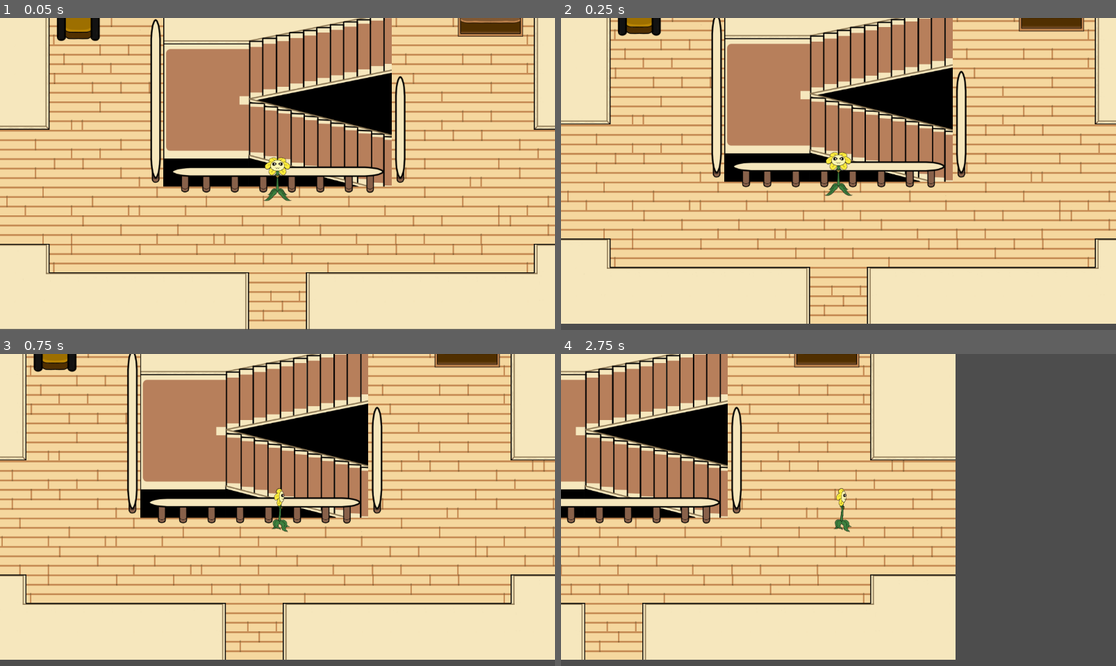
Above: before the commit, frames 1-4 (two rows, left to right).
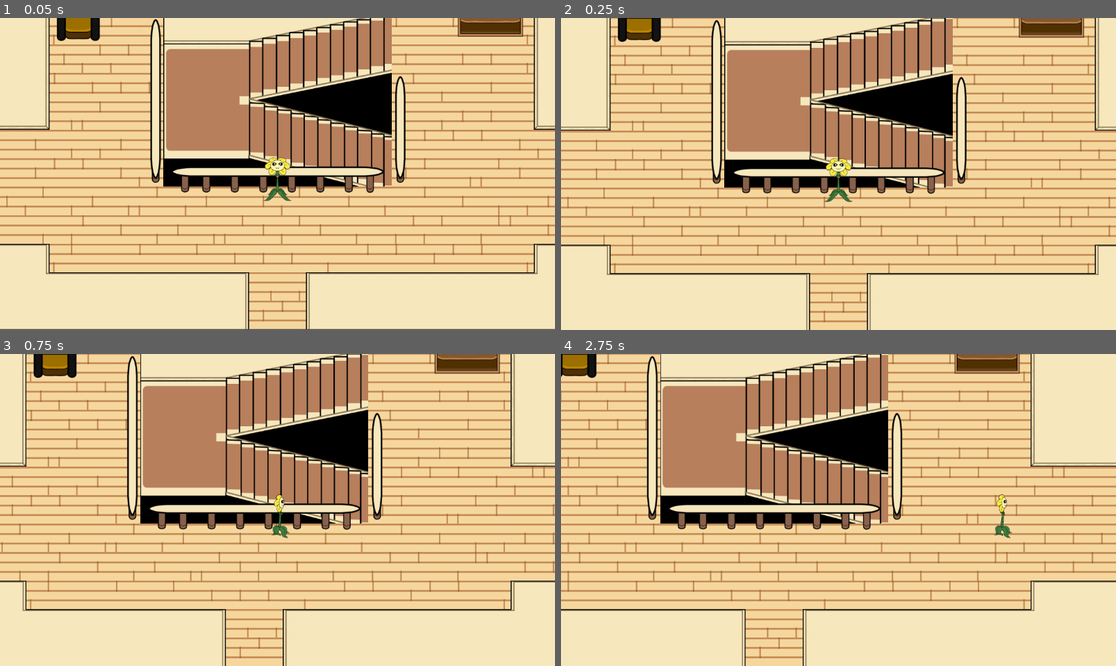
Above: after the commit, the same moments.

Repository: swapmasterx/undertale-tiaf
Game: Godot game, scene res://stages/world_engine.tscn
The game is run twice, just before and just after one commit, with the same random seed, the same clock (stepped at 60 frames per second) and the same inputs.
Inputs:
- Up to frame 1 (0.05 s): no input
- Up to frame 2 (0.25 s): no input
- Up to frame 3 (0.75 s): tap Enter at 0.5 s; hold D (right) from 0.53 s (still down); hold Z (interact_confirm) from 0.53 s (still down)
- Up to frame 4 (2.75 s): release D (right) at 1.28 s; release Z (interact_confirm) at 1.28 s; hold X (back_cancel) 1.28-2.03 s; tap Space (sprint) at 1.35 s; tap Z (interact_confirm) at 2 s; hold D (right) from 2.03 s (still down); hold Z (interact_confirm) from 2.03 s (still down)

Frame 1 is identical in both runs. In frame 2, 35% of the frame differs, in the area x 0-100%, y 0-100%; in frame 3, 35%; in frame 4, 78%.
Error before the commit: Invalid access to property or key 'global_position' on a base object of type 'null instance'. (res://stages/room_startup.gd:14)

Commit message:
mostly fixed, spawning seems to be a bit messy?

Diff:
--- a/UI/textbox stuff/text_data.gd
+++ b/UI/textbox stuff/text_data.gd
@@ -2,7 +2,7 @@
 
 #class_name DialogHandler
 
-@onready var textbox_control = $"../player/Camera2D/CanvasLayer/Textbox Control"
+@onready var textbox_control = null
 
 var use_cinima_mode: bool = false
 var skipable: bool = true
@@ -15,6 +15,8 @@
 
 
 func on_interact():
+	# This is a stupid dumb hack that shouldn't have worked but godot has let me win because i am super smart and sexy ~ ChrisFurry
+	if(not is_instance_valid(textbox_control)): textbox_control = Player.this_node.get_node("Camera2D/CanvasLayer/Textbox Control")
 	if GlobalFlags.dialogMode == false:
 		textbox_control.speech_n_face_ider(speech_id, char_talk_sprite_id, char_mood_sprite_id)
 		textbox_control.start_dialog(use_cinima_mode, dialog)
--- a/stages/room_load_trigger_stuff/change_room_trigger.gd
+++ b/stages/room_load_trigger_stuff/change_room_trigger.gd
@@ -23,7 +23,7 @@
 		load_trigger_area.interact = Callable(self, "_on_interact")
 
 func _on_interact():
-	print("entered load zone")
+	print_debug("[DEV] Entering: '"+scene_to_load+"'\nUsing spawn: '"+next_spawn_location+"'")
 	GlobalFlags.room_changing = true
 	Loadscreen.scene_to_load = scene_to_load
 	Player.spawn_location = next_spawn_location;
--- a/stages/room_load_trigger_stuff/loadat_point.gd
+++ b/stages/room_load_trigger_stuff/loadat_point.gd
@@ -7,5 +7,5 @@
 func _ready():
 	await self.ready
 	var get_player = get_tree().get_first_node_in_group("player")
-	if PlayerData.load_at_point == placepoint:
+	if Player.load_at_point == placepoint:
 		get_player.position = self.position
--- a/stages/room_startup.gd
+++ b/stages/room_startup.gd
@@ -1,7 +1,7 @@
 extends Node2D
 
-@onready var camera = $"../player/Camera2D"
-@onready var player = $"../player"
+@onready var camera = $"../Player/Camera2D"
+@onready var player = $"../Player"
 #@onready var tranistionSpot = $"Scripted Events/transitionSpot"
 
 @export var sidescrollMode = false
--- a/stages/ruins/Opening_room.tscn
+++ b/stages/ruins/Opening_room.tscn
@@ -3,7 +3,7 @@
 [ext_resource type="Script" uid="uid://du3jwq3d6fwxg" path="res://stages/room_startup.gd" id="1_brjy1"]
 [ext_resource type="TileSet" uid="uid://cll7x8gqf4262" path="res://tilemaps/ruins/ruins_toriel_home_yellow_hall.tres" id="2_wg4lj"]
 [ext_resource type="PackedScene" uid="uid://hxjdqn8me8ba" path="res://object prefabs/object_base.tscn" id="3_1vgup"]
-[ext_resource type="Resource" uid="uid://bjbb45hle13hg" path="res://UI/textbox stuff/dialog_set_resources/dev_1.tres" id="4_lnijx"]
+[ext_resource type="Resource" uid="uid://bjbb45hle13hg" path="res://UI/textbox stuff/dialog_set_resources/Ruins/Toriels Home/dev_1.tres" id="4_lnijx"]
 [ext_resource type="PackedScene" uid="uid://yu3tpob26bu4" path="res://interaction/Interaction_Area.tscn" id="5_pnebs"]
 [ext_resource type="PackedScene" uid="uid://br00jt6bfouqk" path="res://stages/room_load_trigger_stuff/room_change_obj.tscn" id="6_u3xsr"]
 [ext_resource type="PackedScene" uid="uid://7b1j213oon8l" path="res://stages/load_trigger_area.tscn" id="7_hv775"]
@@ -47,6 +47,16 @@
 rotation = 1.5708
 shape = SubResource("CapsuleShape2D_wg4lj")
 
+[node name="SpawnPoints" type="Node2D" parent="."]
+
+[node name="Main" type="Marker2D" parent="SpawnPoints"]
+position = Vector2(-811, -95)
+gizmo_extents = 32.0
+
+[node name="Top" type="Marker2D" parent="SpawnPoints"]
+position = Vector2(1260, -34)
+gizmo_extents = 32.0
+
 [node name="Scripted Events" type="Node2D" parent="."]
 
 [node name="room_change_obj" parent="Scripted Events" node_paths=PackedStringArray("load_trigger_area") instance=ExtResource("6_u3xsr")]
--- a/stages/ruins/Opening_room1.tscn
+++ b/stages/ruins/Opening_room1.tscn
@@ -7,7 +7,6 @@
 [ext_resource type="PackedScene" uid="uid://yu3tpob26bu4" path="res://interaction/Interaction_Area.tscn" id="5_1dful"]
 [ext_resource type="PackedScene" uid="uid://br00jt6bfouqk" path="res://stages/room_load_trigger_stuff/room_change_obj.tscn" id="6_1pmfd"]
 [ext_resource type="PackedScene" uid="uid://7b1j213oon8l" path="res://stages/load_trigger_area.tscn" id="7_mh3xw"]
-[ext_resource type="PackedScene" uid="uid://bigpom0yyw1m3" path="res://stages/room_load_trigger_stuff/loadat_point.tscn" id="8_cv264"]
 
 [sub_resource type="CapsuleShape2D" id="CapsuleShape2D_wg4lj"]
 radius = 87.0
@@ -41,12 +40,22 @@
 rotation = 1.5708
 shape = SubResource("CapsuleShape2D_wg4lj")
 
+[node name="SpawnPoints" type="Node2D" parent="."]
+
+[node name="Bottom" type="Marker2D" parent="SpawnPoints"]
+position = Vector2(0, 755)
+gizmo_extents = 32.0
+
+[node name="Top" type="Marker2D" parent="SpawnPoints"]
+position = Vector2(0, -370)
+gizmo_extents = 32.0
+
 [node name="Scripted Events" type="Node2D" parent="."]
 
 [node name="room_change_obj" parent="Scripted Events" node_paths=PackedStringArray("load_trigger_area") instance=ExtResource("6_1pmfd")]
 position = Vector2(-6, -478)
 scene_to_load = "res://stages/ruins/Opening_room2.tscn"
-load_at = 1
+next_spawn_location = "Bottom"
 load_trigger_area = NodePath("LoadTriggerArea")
 
 [node name="LoadTriggerArea" parent="Scripted Events/room_change_obj" instance=ExtResource("7_mh3xw")]
@@ -58,7 +67,7 @@
 [node name="room_change_obj2" parent="Scripted Events" node_paths=PackedStringArray("load_trigger_area") instance=ExtResource("6_1pmfd")]
 position = Vector2(-6, 897)
 scene_to_load = "res://stages/ruins/Opening_room.tscn"
-load_at = 1
+next_spawn_location = "Top"
 load_trigger_area = NodePath("LoadTriggerArea")
 
 [node name="LoadTriggerArea" parent="Scripted Events/room_change_obj2" instance=ExtResource("7_mh3xw")]
@@ -66,13 +75,3 @@
 [node name="CollisionShape2D" type="CollisionShape2D" parent="Scripted Events/room_change_obj2/LoadTriggerArea"]
 position = Vector2(5, -7)
 shape = SubResource("RectangleShape2D_1vgup")
-
-[node name="LoadatPoint_ default" parent="Scripted Events" instance=ExtResource("8_cv264")]
-
-[node name="LoadatPoint_ Opening room 2" parent="Scripted Events" instance=ExtResource("8_cv264")]
-position = Vector2(0, -370)
-placepoint = 2
-
-[node name="LoadatPoint_ default2" parent="Scripted Events" instance=ExtResource("8_cv264")]
-position = Vector2(0, 755)
-placepoint = 1
--- a/stages/ruins/Opening_room2.tscn
+++ b/stages/ruins/Opening_room2.tscn
@@ -6,7 +6,6 @@
 [ext_resource type="Resource" uid="uid://b6qgsgyjc6ib3" path="res://UI/textbox stuff/dialog_set_resources/Ruins/save dialog/save_Openingroom2.tres" id="5_5r32h"]
 [ext_resource type="PackedScene" uid="uid://br00jt6bfouqk" path="res://stages/room_load_trigger_stuff/room_change_obj.tscn" id="6_cfegq"]
 [ext_resource type="PackedScene" uid="uid://7b1j213oon8l" path="res://stages/load_trigger_area.tscn" id="7_mr0y6"]
-[ext_resource type="PackedScene" uid="uid://bigpom0yyw1m3" path="res://stages/room_load_trigger_stuff/loadat_point.tscn" id="8_pakin"]
 [ext_resource type="Texture2D" uid="uid://gdcnfwoctygp" path="res://tilemaps/ruins/02ruins first save.png" id="8_sanxw"]
 
 [sub_resource type="RectangleShape2D" id="RectangleShape2D_1vgup"]
@@ -41,12 +40,22 @@
 dialog_data = ExtResource("5_5r32h")
 max_interact = 0
 
+[node name="SpawnPoints" type="Node2D" parent="."]
+
+[node name="Bottom" type="Marker2D" parent="SpawnPoints"]
+position = Vector2(0, 680)
+gizmo_extents = 32.0
+
+[node name="Top" type="Marker2D" parent="SpawnPoints"]
+position = Vector2(0, -667)
+gizmo_extents = 32.0
+
 [node name="Scripted Events" type="Node2D" parent="."]
 
 [node name="room_change_obj" parent="Scripted Events" node_paths=PackedStringArray("load_trigger_area") instance=ExtResource("6_cfegq")]
 position = Vector2(0, -733)
 scene_to_load = "res://stages/ruins/Ruins_room4.tscn"
-load_at = 1
+next_spawn_location = "Bottom"
 load_trigger_area = NodePath("LoadTriggerArea")
 
 [node name="LoadTriggerArea" parent="Scripted Events/room_change_obj" instance=ExtResource("7_mr0y6")]
@@ -57,7 +66,7 @@
 [node name="room_change_obj2" parent="Scripted Events" node_paths=PackedStringArray("load_trigger_area") instance=ExtResource("6_cfegq")]
 position = Vector2(-2, 810)
 scene_to_load = "res://stages/ruins/Opening_room1.tscn"
-load_at = 2
+next_spawn_location = "Top"
 load_trigger_area = NodePath("LoadTriggerArea")
 
 [node name="LoadTriggerArea" parent="Scripted Events/room_change_obj2" instance=ExtResource("7_mr0y6")]
@@ -65,15 +74,4 @@
 [node name="CollisionShape2D" type="CollisionShape2D" parent="Scripted Events/room_change_obj2/LoadTriggerArea"]
 shape = SubResource("RectangleShape2D_1vgup")
 
-[node name="LoadatPoint_default" parent="Scripted Events" instance=ExtResource("8_pakin")]
-position = Vector2(0, -280)
-
-[node name="LoadatPoint_opening room 1" parent="Scripted Events" instance=ExtResource("8_pakin")]
-position = Vector2(-4, 677)
-placepoint = 1
-
-[node name="LoadatPoint_devTest2" parent="Scripted Events" instance=ExtResource("8_pakin")]
-position = Vector2(0, -667)
-placepoint = 2
-
 [editable path="Interactibles/save point"]
--- a/stages/ruins/Ruins_room4.tscn
+++ b/stages/ruins/Ruins_room4.tscn
@@ -8,7 +8,6 @@
 [ext_resource type="Resource" uid="uid://djdedcygfwnv2" path="res://UI/textbox stuff/dialog_set_resources/Ruins/Opening Area/Opening_room_flowers.tres" id="5_exxb3"]
 [ext_resource type="PackedScene" uid="uid://7b1j213oon8l" path="res://stages/load_trigger_area.tscn" id="5_pfvh1"]
 [ext_resource type="PackedScene" uid="uid://yu3tpob26bu4" path="res://interaction/Interaction_Area.tscn" id="6_7lpse"]
-[ext_resource type="PackedScene" uid="uid://bigpom0yyw1m3" path="res://stages/room_load_trigger_stuff/loadat_point.tscn" id="6_exxb3"]
 [ext_resource type="Texture2D" uid="uid://b88b78l8vow32" path="res://sprites/dev/ruins_lever_down.png" id="6_xig3i"]
 [ext_resource type="Texture2D" uid="uid://hvut31th7ghk" path="res://sprites/dev/ruins_lever_up.png" id="7_r8aih"]
 
@@ -38,6 +37,16 @@
 tile_set = ExtResource("2_rur2a")
 navigation_enabled = false
 
+[node name="SpawnPoints" type="Node2D" parent="."]
+
+[node name="Bottom" type="Marker2D" parent="SpawnPoints"]
+position = Vector2(0, 448)
+gizmo_extents = 32.0
+
+[node name="Top" type="Marker2D" parent="SpawnPoints"]
+position = Vector2(-88, -120)
+gizmo_extents = 32.0
+
 [node name="Interactibles" type="Node2D" parent="."]
 
 [node name="Switch" parent="Interactibles" node_paths=PackedStringArray("interaction_area", "sprite") instance=ExtResource("4_pfvh1")]
@@ -65,7 +74,6 @@
 [node name="room_change_obj" parent="Scripted Events" node_paths=PackedStringArray("load_trigger_area") instance=ExtResource("4_0cutb")]
 position = Vector2(-90, -202)
 scene_to_load = "res://stages/ruins/Ruins_room5.tscn"
-load_at = 1
 load_trigger_area = NodePath("LoadTriggerArea")
 
 [node name="LoadTriggerArea" parent="Scripted Events/room_change_obj" instance=ExtResource("5_pfvh1")]
@@ -76,20 +84,9 @@
 [node name="room_change_obj2" parent="Scripted Events" node_paths=PackedStringArray("load_trigger_area") instance=ExtResource("4_0cutb")]
 position = Vector2(0, 542)
 scene_to_load = "res://stages/ruins/Opening_room2.tscn"
-load_at = 2
 load_trigger_area = NodePath("LoadTriggerArea")
 
 [node name="LoadTriggerArea" parent="Scripted Events/room_change_obj2" instance=ExtResource("5_pfvh1")]
 
 [node name="CollisionShape2D" type="CollisionShape2D" parent="Scripted Events/room_change_obj2/LoadTriggerArea"]
 shape = SubResource("RectangleShape2D_1vgup")
-
-[node name="LoadatPoint_default" parent="Scripted Events" instance=ExtResource("6_exxb3")]
-
-[node name="LoadatPoint_opening room 2" parent="Scripted Events" instance=ExtResource("6_exxb3")]
-position = Vector2(0, 446)
-placepoint = 1
-
-[node name="LoadatPoint_devTest2" parent="Scripted Events" instance=ExtResource("6_exxb3")]
-position = Vector2(-89, -118)
-placepoint = 2
--- a/stages/ruins/Ruins_room5.tscn
+++ b/stages/ruins/Ruins_room5.tscn
@@ -1,11 +1,10 @@
-[gd_scene load_steps=9 format=4 uid="uid://c5x60j4r461f2"]
+[gd_scene load_steps=8 format=4 uid="uid://c5x60j4r461f2"]
 
 [ext_resource type="Script" uid="uid://du3jwq3d6fwxg" path="res://stages/room_startup.gd" id="1_rf2lj"]
 [ext_resource type="TileSet" uid="uid://cll7x8gqf4262" path="res://tilemaps/ruins/ruins_toriel_home_yellow_hall.tres" id="2_jae58"]
 [ext_resource type="Texture2D" uid="uid://b17oi2cjqujk0" path="res://tilemaps/ruins/tilesets/04ruins lever puzzle.png" id="3_xy3sa"]
 [ext_resource type="PackedScene" uid="uid://br00jt6bfouqk" path="res://stages/room_load_trigger_stuff/room_change_obj.tscn" id="4_27tts"]
 [ext_resource type="PackedScene" uid="uid://7b1j213oon8l" path="res://stages/load_trigger_area.tscn" id="5_xbwjd"]
-[ext_resource type="PackedScene" uid="uid://bigpom0yyw1m3" path="res://stages/room_load_trigger_stuff/loadat_point.tscn" id="6_x7bsl"]
 
 [sub_resource type="RectangleShape2D" id="RectangleShape2D_rf2lj"]
 size = Vector2(20, 181)
@@ -34,6 +33,16 @@
 tile_set = ExtResource("2_jae58")
 navigation_enabled = false
 
+[node name="SpawnPoints" type="Node2D" parent="."]
+
+[node name="Bottom" type="Marker2D" parent="SpawnPoints"]
+position = Vector2(-1080, 448)
+gizmo_extents = 32.0
+
+[node name="Right" type="Marker2D" parent="SpawnPoints"]
+position = Vector2(1530, 178)
+gizmo_extents = 32.0
+
 [node name="Interactibles" type="Node2D" parent="."]
 
 [node name="Scripted Events" type="Node2D" parent="."]
@@ -41,7 +50,7 @@
 [node name="room_change_obj" parent="Scripted Events" node_paths=PackedStringArray("load_trigger_area") instance=ExtResource("4_27tts")]
 position = Vector2(1621, 184)
 scene_to_load = "res://stages/ruins/Ruins_room6.tscn"
-load_at = 1
+next_spawn_location = "Left"
 load_trigger_area = NodePath("LoadTriggerArea")
 
 [node name="LoadTriggerArea" parent="Scripted Events/room_change_obj" instance=ExtResource("5_xbwjd")]
@@ -53,20 +62,10 @@
 [node name="room_change_obj2" parent="Scripted Events" node_paths=PackedStringArray("load_trigger_area") instance=ExtResource("4_27tts")]
 position = Vector2(-1080, 541)
 scene_to_load = "res://stages/ruins/Ruins_room4.tscn"
-load_at = 2
+next_spawn_location = "Top"
 load_trigger_area = NodePath("LoadTriggerArea")
 
 [node name="LoadTriggerArea" parent="Scripted Events/room_change_obj2" instance=ExtResource("5_xbwjd")]
 
 [node name="CollisionShape2D" type="CollisionShape2D" parent="Scripted Events/room_change_obj2/LoadTriggerArea"]
 shape = SubResource("RectangleShape2D_1vgup")
-
-[node name="LoadatPoint_default" parent="Scripted Events" instance=ExtResource("6_x7bsl")]
-
-[node name="LoadatPoint_opening room 2" parent="Scripted Events" instance=ExtResource("6_x7bsl")]
-position = Vector2(-1075, 439)
-placepoint = 1
-
-[node name="LoadatPoint_devTest2" parent="Scripted Events" instance=ExtResource("6_x7bsl")]
-position = Vector2(1530, 178)
-placepoint = 2
--- a/stages/ruins/Ruins_room6.tscn
+++ b/stages/ruins/Ruins_room6.tscn
@@ -8,7 +8,6 @@
 [ext_resource type="PackedScene" uid="uid://7b1j213oon8l" path="res://stages/load_trigger_area.tscn" id="5_gpvw3"]
 [ext_resource type="Resource" uid="uid://djdedcygfwnv2" path="res://UI/textbox stuff/dialog_set_resources/Ruins/Opening Area/Opening_room_flowers.tres" id="5_v3g1j"]
 [ext_resource type="PackedScene" uid="uid://yu3tpob26bu4" path="res://interaction/Interaction_Area.tscn" id="6_mnc7p"]
-[ext_resource type="PackedScene" uid="uid://bigpom0yyw1m3" path="res://stages/room_load_trigger_stuff/loadat_point.tscn" id="6_v3g1j"]
 
 [sub_resource type="RectangleShape2D" id="RectangleShape2D_0s80a"]
 size = Vector2(52, 96)
@@ -63,12 +62,21 @@
 position = Vector2(0, -8)
 shape = SubResource("RectangleShape2D_gpvw3")
 
+[node name="SpawnPoints" type="Node2D" parent="."]
+
+[node name="Left" type="Marker2D" parent="SpawnPoints"]
+position = Vector2(-816, 184)
+gizmo_extents = 32.0
+
+[node name="Top" type="Marker2D" parent="SpawnPoints"]
+position = Vector2(88, -272)
+gizmo_extents = 32.0
+
 [node name="Scripted Events" type="Node2D" parent="."]
 
 [node name="room_change_obj" parent="Scripted Events" node_paths=PackedStringArray("load_trigger_area") instance=ExtResource("4_0s80a")]
 position = Vector2(90, -358)
 scene_to_load = "res://stages/ruins/Ruins_room7.tscn"
-load_at = 1
 load_trigger_area = NodePath("LoadTriggerArea")
 
 [node name="LoadTriggerArea" parent="Scripted Events/room_change_obj" instance=ExtResource("5_gpvw3")]
@@ -81,20 +89,9 @@
 [node name="room_change_obj2" parent="Scripted Events" node_paths=PackedStringArray("load_trigger_area") instance=ExtResource("4_0s80a")]
 position = Vector2(-901, 181)
 scene_to_load = "res://stages/ruins/Ruins_room5.tscn"
-load_at = 2
 load_trigger_area = NodePath("LoadTriggerArea")
 
 [node name="LoadTriggerArea" parent="Scripted Events/room_change_obj2" instance=ExtResource("5_gpvw3")]
 
 [node name="CollisionShape2D" type="CollisionShape2D" parent="Scripted Events/room_change_obj2/LoadTriggerArea"]
 shape = SubResource("RectangleShape2D_v3g1j")
-
-[node name="LoadatPoint_default" parent="Scripted Events" instance=ExtResource("6_v3g1j")]
-
-[node name="LoadatPoint_opening room 2" parent="Scripted Events" instance=ExtResource("6_v3g1j")]
-position = Vector2(-821, 179)
-placepoint = 1
-
-[node name="LoadatPoint_devTest2" parent="Scripted Events" instance=ExtResource("6_v3g1j")]
-position = Vector2(90, -274)
-placepoint = 2
--- a/stages/ruins/Ruins_room7.tscn
+++ b/stages/ruins/Ruins_room7.tscn
@@ -1,11 +1,10 @@
-[gd_scene load_steps=9 format=4 uid="uid://cunlkdv43rdmp"]
+[gd_scene load_steps=8 format=4 uid="uid://cunlkdv43rdmp"]
 
 [ext_resource type="Script" uid="uid://du3jwq3d6fwxg" path="res://stages/room_startup.gd" id="1_n4b7k"]
 [ext_resource type="TileSet" uid="uid://cll7x8gqf4262" path="res://tilemaps/ruins/ruins_toriel_home_yellow_hall.tres" id="2_bekcf"]
 [ext_resource type="Texture2D" uid="uid://ponf8mcm5sdt" path="res://tilemaps/ruins/tilesets/06ruins water pit.png" id="3_60juc"]
 [ext_resource type="PackedScene" uid="uid://br00jt6bfouqk" path="res://stages/room_load_trigger_stuff/room_change_obj.tscn" id="7_0s1eb"]
 [ext_resource type="PackedScene" uid="uid://7b1j213oon8l" path="res://stages/load_trigger_area.tscn" id="8_rnf03"]
-[ext_resource type="PackedScene" uid="uid://bigpom0yyw1m3" path="res://stages/room_load_trigger_stuff/loadat_point.tscn" id="9_y0req"]
 
 [sub_resource type="RectangleShape2D" id="RectangleShape2D_rf2lj"]
 size = Vector2(20, 181)
@@ -35,12 +34,22 @@
 
 [node name="Interactibles" type="Node2D" parent="."]
 
+[node name="SpawnPoints" type="Node2D" parent="."]
+
+[node name="Bottom" type="Marker2D" parent="SpawnPoints"]
+position = Vector2(-1978, 423)
+gizmo_extents = 32.0
+
+[node name="Right" type="Marker2D" parent="SpawnPoints"]
+position = Vector2(2450, 0)
+gizmo_extents = 32.0
+
 [node name="Scripted Events" type="Node2D" parent="."]
 
 [node name="room_change_obj" parent="Scripted Events" node_paths=PackedStringArray("load_trigger_area") instance=ExtResource("7_0s1eb")]
 position = Vector2(2610, 3)
 scene_to_load = "res://stages/ruins/dev_test_2.tscn"
-load_at = 1
+next_spawn_location = "Left"
 load_trigger_area = NodePath("LoadTriggerArea")
 
 [node name="LoadTriggerArea" parent="Scripted Events/room_change_obj" instance=ExtResource("8_rnf03")]
@@ -52,7 +61,7 @@
 [node name="room_change_obj2" parent="Scripted Events" node_paths=PackedStringArray("load_trigger_area") instance=ExtResource("7_0s1eb")]
 position = Vector2(-1981, 541)
 scene_to_load = "res://stages/ruins/Ruins_room6.tscn"
-load_at = 2
+next_spawn_location = "Top"
 load_trigger_area = NodePath("LoadTriggerArea")
 
 [node name="LoadTriggerArea" parent="Scripted Events/room_change_obj2" instance=ExtResource("8_rnf03")]
@@ -60,13 +69,3 @@
 [node name="CollisionShape2D" type="CollisionShape2D" parent="Scripted Events/room_change_obj2/LoadTriggerArea"]
 rotation = 1.5708
 shape = SubResource("RectangleShape2D_v3g1j")
-
-[node name="LoadatPoint_default" parent="Scripted Events" instance=ExtResource("9_y0req")]
-
-[node name="LoadatPoint_opening room 2" parent="Scripted Events" instance=ExtResource("9_y0req")]
-position = Vector2(-1978, 423)
-placepoint = 1
-
-[node name="LoadatPoint_devTest2" parent="Scripted Events" instance=ExtResource("9_y0req")]
-position = Vector2(2450, 0)
-placepoint = 2
--- a/stages/ruins/dev_test.tscn
+++ b/stages/ruins/dev_test.tscn
@@ -4,7 +4,7 @@
 [ext_resource type="Script" uid="uid://du3jwq3d6fwxg" path="res://stages/room_startup.gd" id="1_qgpah"]
 [ext_resource type="PackedScene" uid="uid://yu3tpob26bu4" path="res://interaction/Interaction_Area.tscn" id="3_622qc"]
 [ext_resource type="PackedScene" uid="uid://hxjdqn8me8ba" path="res://object prefabs/object_base.tscn" id="3_out34"]
-[ext_resource type="Resource" uid="uid://bjbb45hle13hg" path="res://UI/textbox stuff/dialog_set_resources/dev_1.tres" id="4_vb36f"]
+[ext_resource type="Resource" uid="uid://bjbb45hle13hg" path="res://UI/textbox stuff/dialog_set_resources/Ruins/Toriels Home/dev_1.tres" id="4_vb36f"]
 [ext_resource type="PackedScene" uid="uid://br00jt6bfouqk" path="res://stages/room_load_trigger_stuff/room_change_obj.tscn" id="7_cr1ey"]
 [ext_resource type="PackedScene" uid="uid://7b1j213oon8l" path="res://stages/load_trigger_area.tscn" id="7_q2560"]
 
@@ -16,7 +16,6 @@
 
 [node name="Room_Core" type="Node2D" groups=["room"]]
 script = ExtResource("1_qgpah")
-cameramode = true
 
 [node name="Map" type="TileMapLayer" parent="." groups=["map_base"]]
 tile_map_data = PackedByteArray("AAD/////AAACAAEAAAAAAAAAAAAAAAEAAAD//wAAAAAAAAEAAAAAAP//AAAEAAEAAAD+//3/AAAIAAQAAAD+// …(9424 unchanged characters)…
--- a/stages/ruins/dev_test_2.tscn
+++ b/stages/ruins/dev_test_2.tscn
@@ -4,18 +4,20 @@
 [ext_resource type="Script" uid="uid://du3jwq3d6fwxg" path="res://stages/room_startup.gd" id="1_dvhye"]
 [ext_resource type="TileSet" uid="uid://cll7x8gqf4262" path="res://tilemaps/ruins/ruins_toriel_home_yellow_hall.tres" id="1_t48oc"]
 [ext_resource type="PackedScene" uid="uid://hxjdqn8me8ba" path="res://object prefabs/object_base.tscn" id="3_aue7e"]
-[ext_resource type="Resource" uid="uid://drbqo1ms7ecfo" path="res://UI/textbox stuff/dialog_set_resources/dev_2.tres" id="5_j008g"]
+[ext_resource type="Resource" uid="uid://drbqo1ms7ecfo" path="res://UI/textbox stuff/dialog_set_resources/Ruins/Toriels Home/dev_2.tres" id="5_j008g"]
 [ext_resource type="PackedScene" uid="uid://ci4uv5el1llbn" path="res://UI/textbox stuff/DialogHandler.tscn" id="5_ljrct"]
 [ext_resource type="PackedScene" uid="uid://yu3tpob26bu4" path="res://interaction/Interaction_Area.tscn" id="6_xnvra"]
 [ext_resource type="PackedScene" uid="uid://br00jt6bfouqk" path="res://stages/room_load_trigger_stuff/room_change_obj.tscn" id="8_3hr3g"]
 [ext_resource type="PackedScene" uid="uid://7b1j213oon8l" path="res://stages/load_trigger_area.tscn" id="9_j54a3"]
-[ext_resource type="PackedScene" uid="uid://c6r887jpctdta" path="res://stages/loading_spot.tscn" id="10_roaph"]
 
 [sub_resource type="RectangleShape2D" id="RectangleShape2D_asxrw"]
 size = Vector2(167.5, 82.125)
 
 [sub_resource type="RectangleShape2D" id="RectangleShape2D_wsags"]
 size = Vector2(85, 361.5)
+
+[sub_resource type="RectangleShape2D" id="RectangleShape2D_roaph"]
+size = Vector2(192, 88)
 
 [node name="Room_Core" type="Node2D" groups=["room"]]
 script = ExtResource("1_dvhye")
@@ -76,5 +78,14 @@
 position = Vector2(1096, 90)
 shape = SubResource("RectangleShape2D_wsags")
 
-[node name="loading_spot" parent="Scripted Events" instance=ExtResource("10_roaph")]
-position = Vector2(973, 128)
+[node name="room_change_obj2" parent="Scripted Events" node_paths=PackedStringArray("load_trigger_area") instance=ExtResource("8_3hr3g")]
+scene_to_load = "res://stages/ruins/Opening_room2.tscn"
+next_spawn_location = "Top"
+veticalScrollModeSet = true
+load_trigger_area = NodePath("LoadTriggerArea")
+
+[node name="LoadTriggerArea" parent="Scripted Events/room_change_obj2" instance=ExtResource("9_j54a3")]
+
+[node name="CollisionShape2D" type="CollisionShape2D" parent="Scripted Events/room_change_obj2/LoadTriggerArea"]
+position = Vector2(0, 556)
+shape = SubResource("RectangleShape2D_roaph")
--- a/stages/scenetransition.gd
+++ b/stages/scenetransition.gd
@@ -45,6 +45,13 @@
 	world_engine.add_child.bind(set_load_scene).call_deferred()
 	# Wait for the new scene to be loaded.
 	await set_load_scene.ready;
+	# Okay so for easier testing, if no spawnpoints are available it will just put the player at 0,0
+	if(not is_instance_valid(set_load_scene.get_node_or_null("SpawnPoints"))):
+		Player.this_node.global_position = Vector2();
+		return
+	if(set_load_scene.get_node_or_null("SpawnPoints").get_children().size() == 0):
+		Player.this_node.global_position = Vector2();
+		return
 	# Attempt to get the spawn location.
 	var location_to_use = set_load_scene.get_node_or_null("SpawnPoints/"+Player.spawn_location);
 	if(not is_instance_valid(location_to_use)):
Not shown: 1 places in stages/ruins/Opening_room1.tscn that only renumber resources
Not shown: 1 places in stages/ruins/Opening_room2.tscn that only renumber resources
Not shown: 1 places in stages/ruins/Ruins_room4.tscn that only renumber resources
Not shown: 1 places in stages/ruins/Ruins_room6.tscn that only renumber resources
